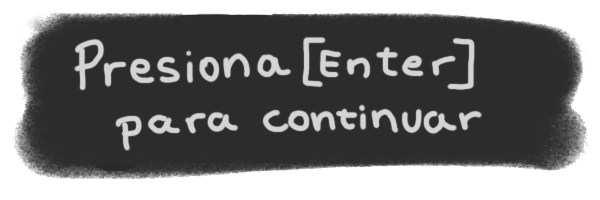
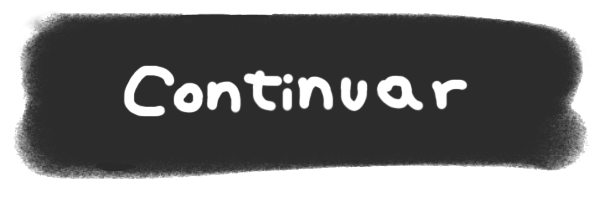
Two versions of the same layered image (600px x 200px). Layer-by-layer changes:
painted on "Layer 0", masked it over [left=73, top=36, right=483, bottom=156]
